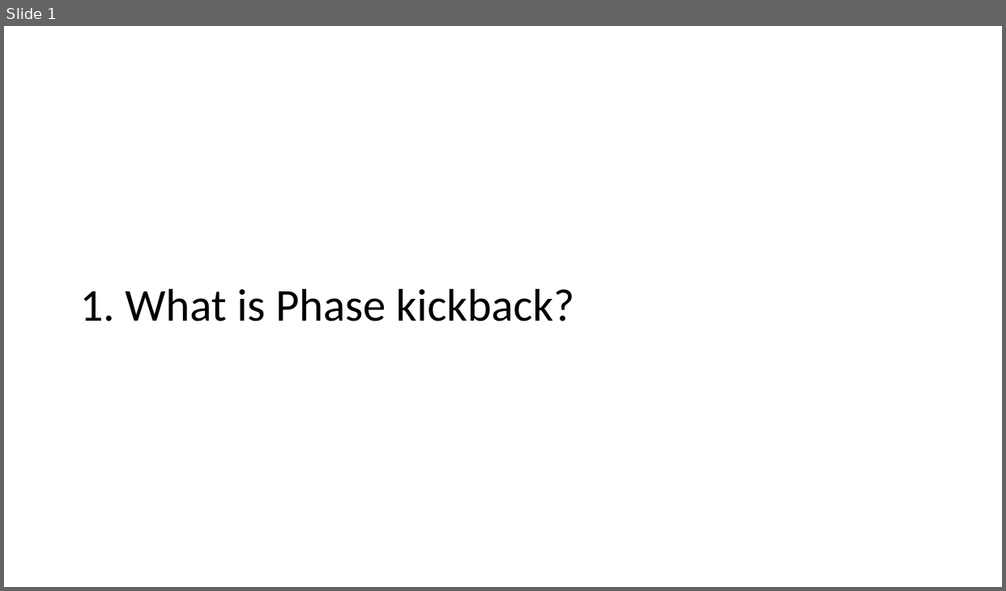
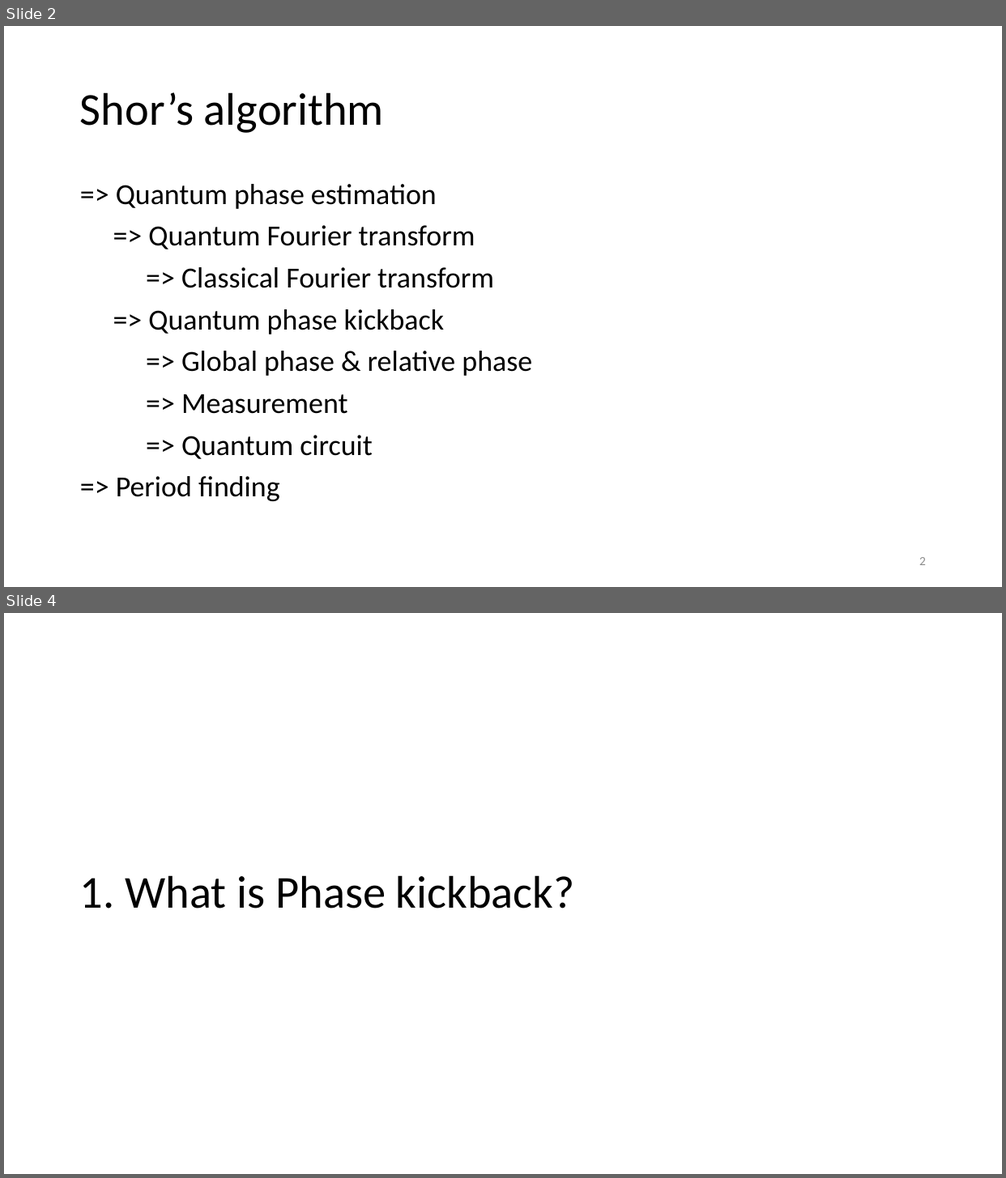
Before and after one commit to vutuanhai237/CourseMaterialsUIT, a slide deck: SExxx-Quantum computng/Slide/4. quantum algo.pptx. Shown one above the other, each under a label of ours: slide 1 before the commit, slides 2 and 4 after it; the slides between them are not shown. The pictures are 1006x591 and 1006x1178 pixels, drawn with LibreOffice and Linux fonts; fonts in the diff are those of the drawing. Boxes give left, top, right and bottom in pixels: in the first picture for what was removed or moved away, otherwise in the second. Text is boxed around its words. In the diff, an @@ line names an element or a change of style, - is before the commit and + after.

Commit message:
update slide quantum

```diff
--- a/SExxx-Quantum computng/Slide/4. quantum algo.pptx
+++ b/SExxx-Quantum computng/Slide/4. quantum algo.pptx
@@ slide 2 added at (x1=4, y1=26, x2=1002, y2=587), background #FFFFFF @@
@@ title added at (x1=80, y1=92, x2=384, y2=133), 44 pt, text #000000 @@
+Shor’s algorithm
@@ text added at (x1=116, y1=184, x2=532, y2=501), 28 pt, text #000000 @@
+=> Quantum phase estimation
+=> Quantum Fourier transform
+=> Classical Fourier transform
+=> Quantum phase kickback
+=> Global phase & relative phase
+=> Measurement
+=> Quantum circuit
+=> Period finding
@@ page number added at (x1=919, y1=557, x2=926, y2=565), 12 pt, text #8C8C8C @@
+2
@@ what was slide 1 is now slide 4 @@
```
Also in this commit, not shown: 7 slides changed, 2 other slides added, 4 other files.
